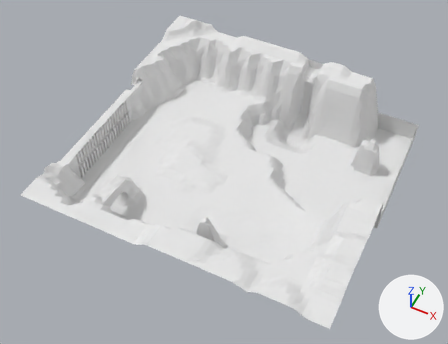
Before and after pictures for a commit that changed the Blender file BlenderModels/terrain.blend.
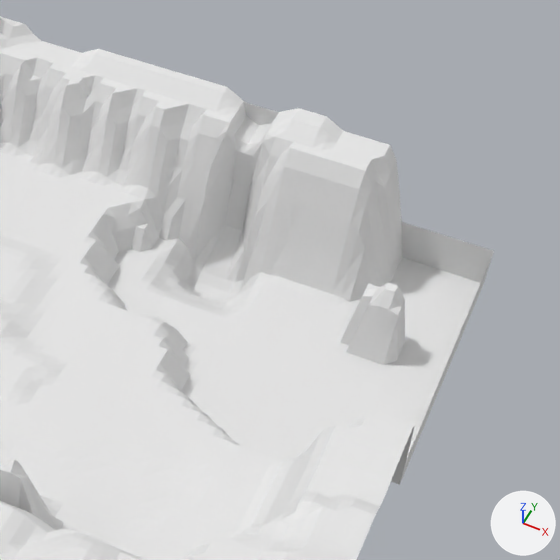
Old and new are each drawn whole from a 50 mm lens placed at (52.6, -114.7, 140.3), pointed at (-3.2, -3.1, 0.7) and again close up on the part from 45% to 100% of the width and 4% to 76% of the height. Arrows for +X, +Y and +Z are at lower right; the lights stay in place.

The older version as bpy lines, for what is in view:
```python
me_cube = bpy.data.meshes.new('Cube')
me_cube.from_pydata(...)  # 4602 vertices, 4529 faces; spans x -1.0..1.0, y -1.0..1.0, z -0.31..0.39
me_cube.materials.append(mat_material)  # its picture is missing
ob_terrain = bpy.data.objects.new('Terrain', me_cube)
ob_terrain.location = (0.0, 0.0, 0.0)
ob_terrain.scale = (43.9, 43.9, 43.9)
```
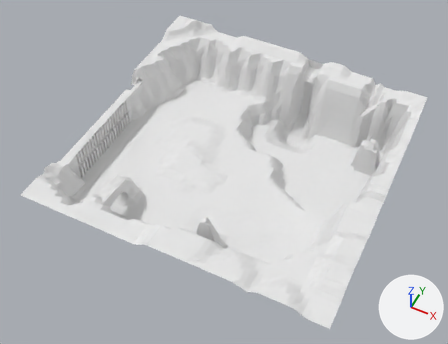
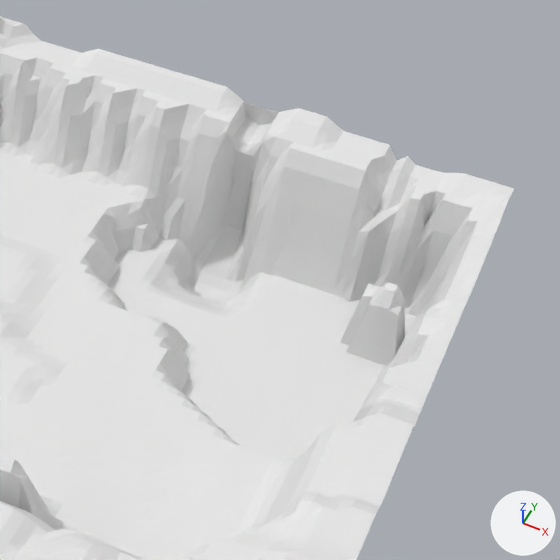
The newer file is also rescaled (x2.278) as a whole; pictures and numbers use the older file's frame.

What changed in the scene script:
```text
Change me_cube:
    used by ob_terrain; location = (0.0, 0.0, 0.0); scale = (43.9, 43.9, 43.9)
    remove me_cube.from_pydata(...)  # 4602 vertices, 4529 faces; spans x -1.0..1.0, y -1.0..1.0, z -0.31..0.39
    add me_cube.from_pydata(...)  # 4561 vertices, 4488 faces, 1 loose edge; spans x -1.0..1.0, y -1.0..1.0, z -0.31..0.39
    me_cube part 1
    42 vertices are removed from x 0.69..1.0, y 0.03..1.0, z 0.0..0.02
    41 faces are deleted
    63 vertices in x 0.72..1.0, y 0.06..1.0, z -0.15 move by (0.0, 0.0, 0.4)
    22 vertices in x 0.72..0.91, y 0.06..0.84, z -0.15 move by (0.0, 0.0, 0.3)
    16 vertices in x 0.72..1.0, y 0.28..0.84, z -0.15 move by (0.0, 0.0, 0.39)
    14 vertices in x 0.84..1.0, y 0.78..1.0, z -0.15 move by (0.0, 0.0, 0.42)
    13 vertices in x 0.91..0.97, y 0.31..0.62, z -0.15 move by (0.0, 0.0, 0.38)
    11 vertices in x 0.88, y 0.22..0.75, z -0.15 move by (-0.01, 0.0, 0.11)
    107 vertices move from x 0.59..1.0, y 0.0..1.0, z -0.15..0.2 to x 0.59..1.0, y 0.0..1.0, z -0.08..0.3
    1 vertex is added at (0.69, 1.0, 0.25)
    1 loose edge is added
```

Pixel boxes (x1, y1, x2, y2) of what changed, in the close-ups (560 x 560 px):
'Terrain', reshaped
    before: (0, 16, 494, 560)
    after: (0, 16, 514, 560)
part 1 of me_cube, cut back
    before: (332, 157, 494, 485)
    after: (332, 156, 514, 428)
